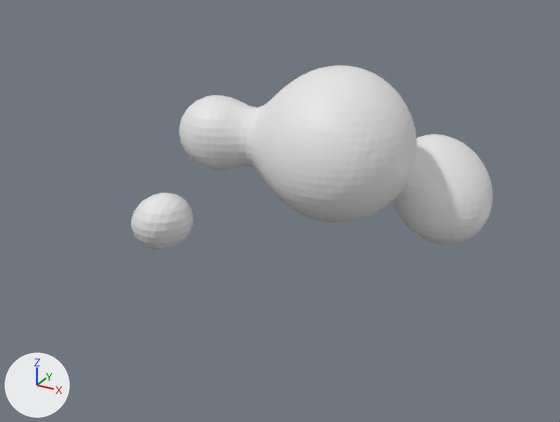
The OBJ model Assets/Models/Stomach/ventre_0011.obj, before and after one commit.
Before and after are seen from a 50 mm camera at (70.0, -134.6, 66.9) aimed at (-4.1, 0.2, -0.5). The lights are fixed; the arrows at lower left show +X, +Y and +Z. Where no turn or scale is listed for an object, it has been applied to the vertices. Vertices at the same position are counted once.

Objects in the first picture: 'ventre_0011'.
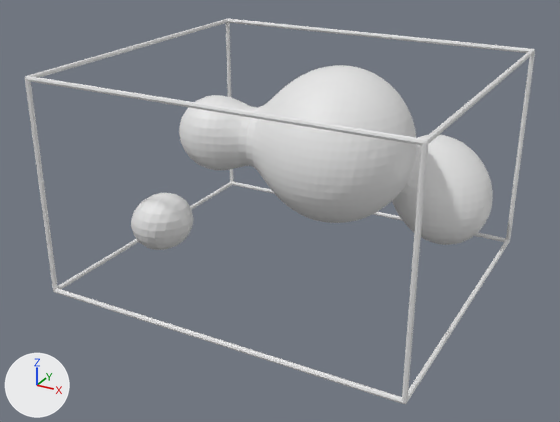
What differs and where, as boxes (x1, y1, x2, y2) in the pictures (560 x 422 px):
'ventre_0011', reshaped
    before: (131, 65, 493, 250)
    after: (25, 19, 535, 404)
part 1 of me_ventre_0011, added
    after: (25, 19, 535, 404)

What changed in the scene script:
```text
Change me_ventre_0011:
    used by ob_ventre_0011; location = (0.0, 0.0, 0.0)
    remove me_ventre_0011.from_pydata(...)  # 3520 vertices, 4312 faces; spans x -32.3..34.8, y -25.2..38.0, z -36.5..31.0
    add me_ventre_0011.from_pydata(...)  # 3714 vertices, 4664 faces; spans x -38.4..38.4, y -34.6..38.0, z -12.7..32.5
    me_ventre_0011 part 1: a new loose piece of 208 vertices spanning x -38.4..38.4, y -34.6..34.6, z -12.7..32.5
```
